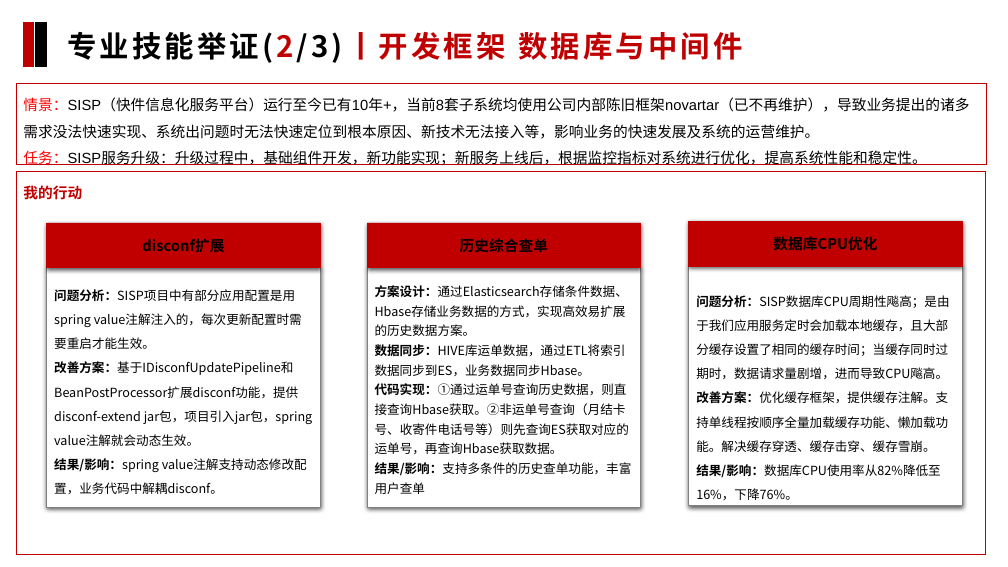
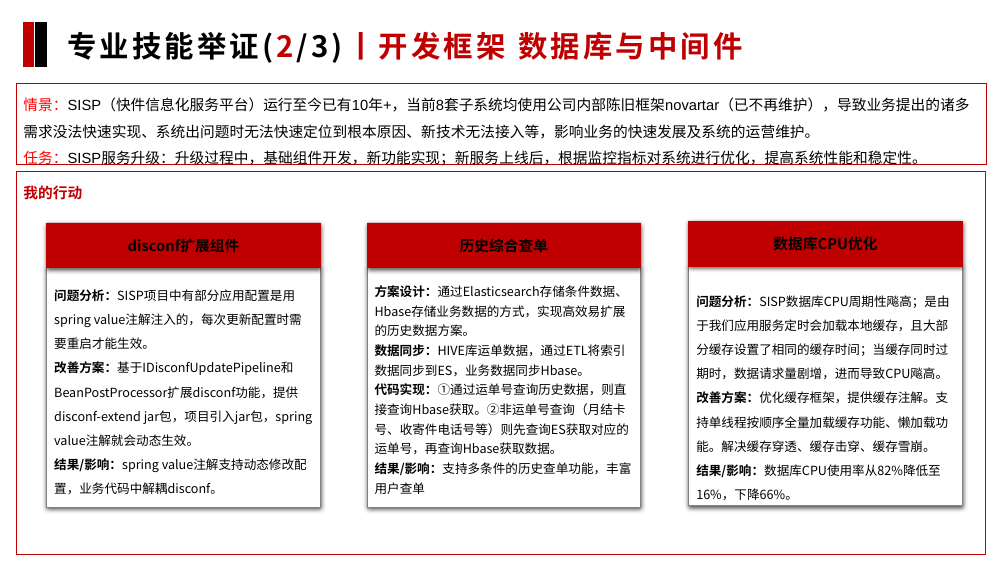
Before and after one commit to johoka/my, a slide deck: slide 7 of 科技专业能力举证模板（后端开发工程师-徐保华-8级）V1.3.pptx. Drawn at 1008x567 pixels with LibreOffice and Linux fonts; fonts in the diff are those of the drawing. Boxes give left, top, right and bottom in pixels: in the first picture for what was removed or moved away, otherwise in the second. Text is boxed around its words. In the diff, an @@ line names an element or a change of style, - is before the commit and + after.

```diff
--- a/科技专业能力举证模板（后端开发工程师-徐保华-8级）V1.3.pptx
+++ b/科技专业能力举证模板（后端开发工程师-徐保华-8级）V1.3.pptx
@@ text in rectangle at (128, 238, 240, 253): text changed @@
-disconf扩展
+disconf扩展组件
@@ text in rectangle at (696, 464, 941, 500): text changed @@
-结果/影响：数据库CPU使用率从82%降低至16%，下降76%。
+结果/影响：数据库CPU使用率从82%降低至16%，下降66%。
```
Also in this commit, not shown: 3 other slides changed, 1 slide added, 2 other files.
